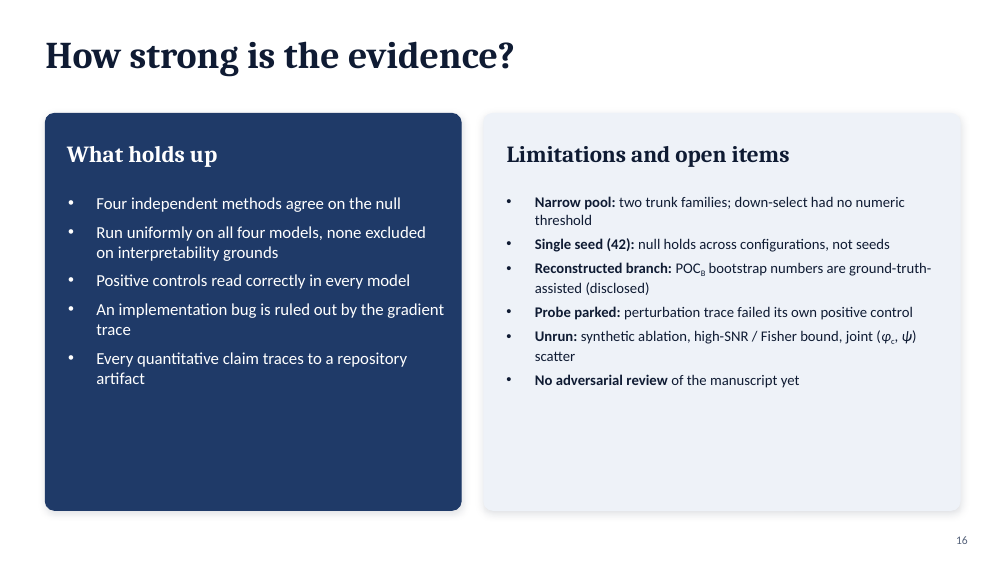
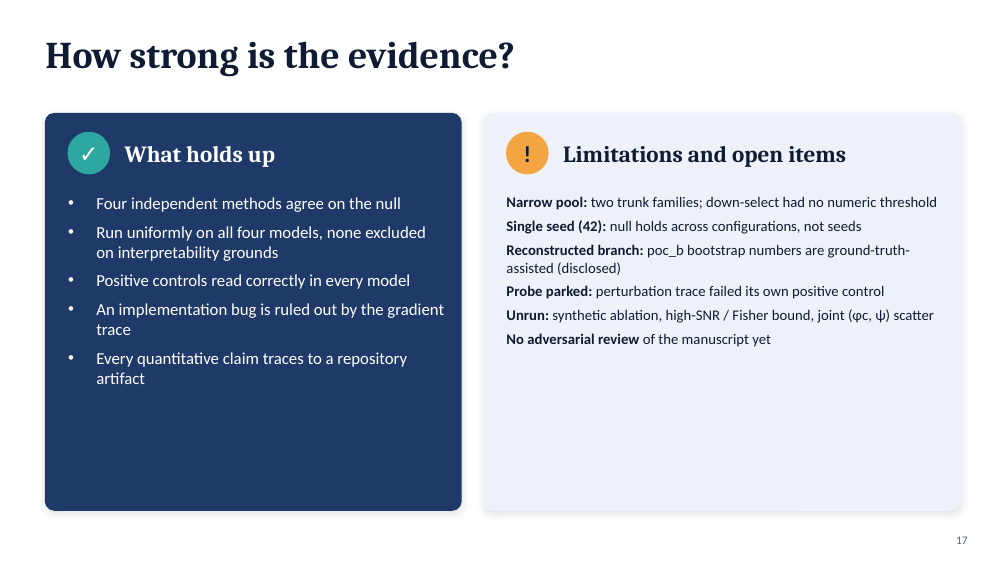
Before and after one commit to syedalimohsinbukhari/ml_practice_v2, a slide deck: slide 17 of experiments/phic_psi_poc-redo/phic_psi_presentation.pptx (slide 16 before the commit). Drawn at 1008x567 pixels with LibreOffice and Linux fonts; fonts in the diff are those of the drawing. Boxes give left, top, right and bottom in pixels: in the first picture for what was removed or moved away, otherwise in the second. Text is boxed around its words. In the diff, an @@ line names an element or a change of style, - is before the commit and + after.

```diff
--- a/experiments/phic_psi_poc-redo/phic_psi_presentation.pptx
+++ b/experiments/phic_psi_poc-redo/phic_psi_presentation.pptx
@@ ellipse added at bbox=[68, 132, 110, 174], fill #2EA7A0, outline #2EA7A0 1 pt @@
@@ text added at bbox=[68, 132, 110, 174], 22 pt, text #FFFFFF, bold @@
+✓
@@ text "What holds up": place and size @@
-text "What holds up" at bbox=[67, 146, 217, 167]
+text "What holds up" at bbox=[125, 146, 275, 167]
@@ ellipse added at bbox=[507, 132, 548, 174], fill #F2A541, outline #F2A541 1 pt @@
@@ text added at bbox=[507, 132, 548, 174], 22 pt, text #0F1B33, bold @@
+!
@@ text "Limitations and open items": place and size @@
-text "Limitations and open items" at bbox=[507, 146, 790, 167]
+text "Limitations and open items" at bbox=[563, 146, 846, 167]
@@ text at bbox=[506, 196, 937, 347]: now on the baseline in "(φc,"; italic off in "(φc, ψ)"; bullet • to none; less space between paragraphs @@
@@ text at bbox=[506, 244, 910, 275]: text changed @@
-• Reconstructed branch: POCB bootstrap numbers are ground-truth-assisted (disclosed)
+Reconstructed branch: poc_b bootstrap numbers are ground-truth-assisted (disclosed)
@@ page number at bbox=[956, 536, 968, 544]: text changed @@
-16
+17
```
Also in this commit, not shown: 15 other slides changed, 2 slides added, 1 slide removed, 6 other files.
